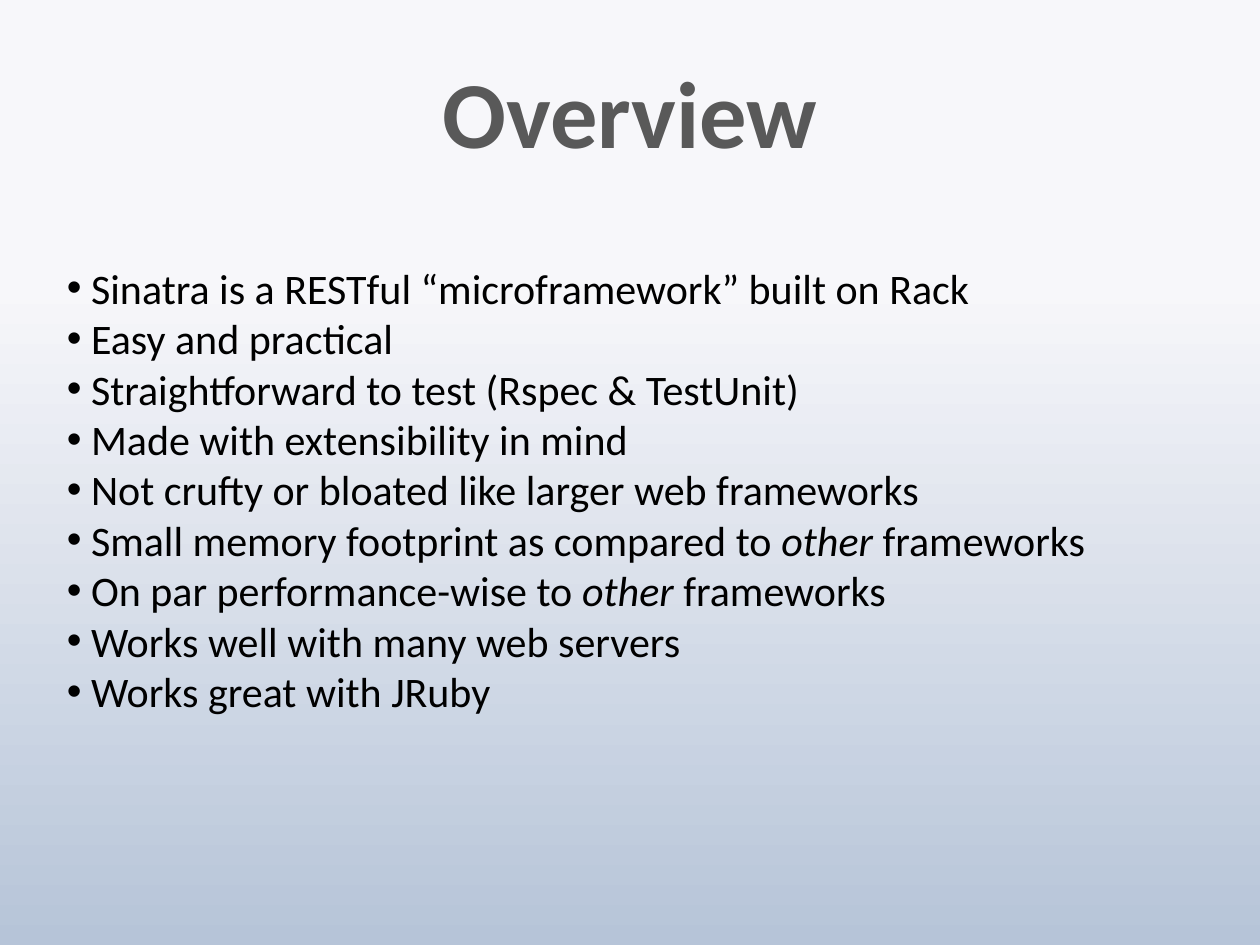
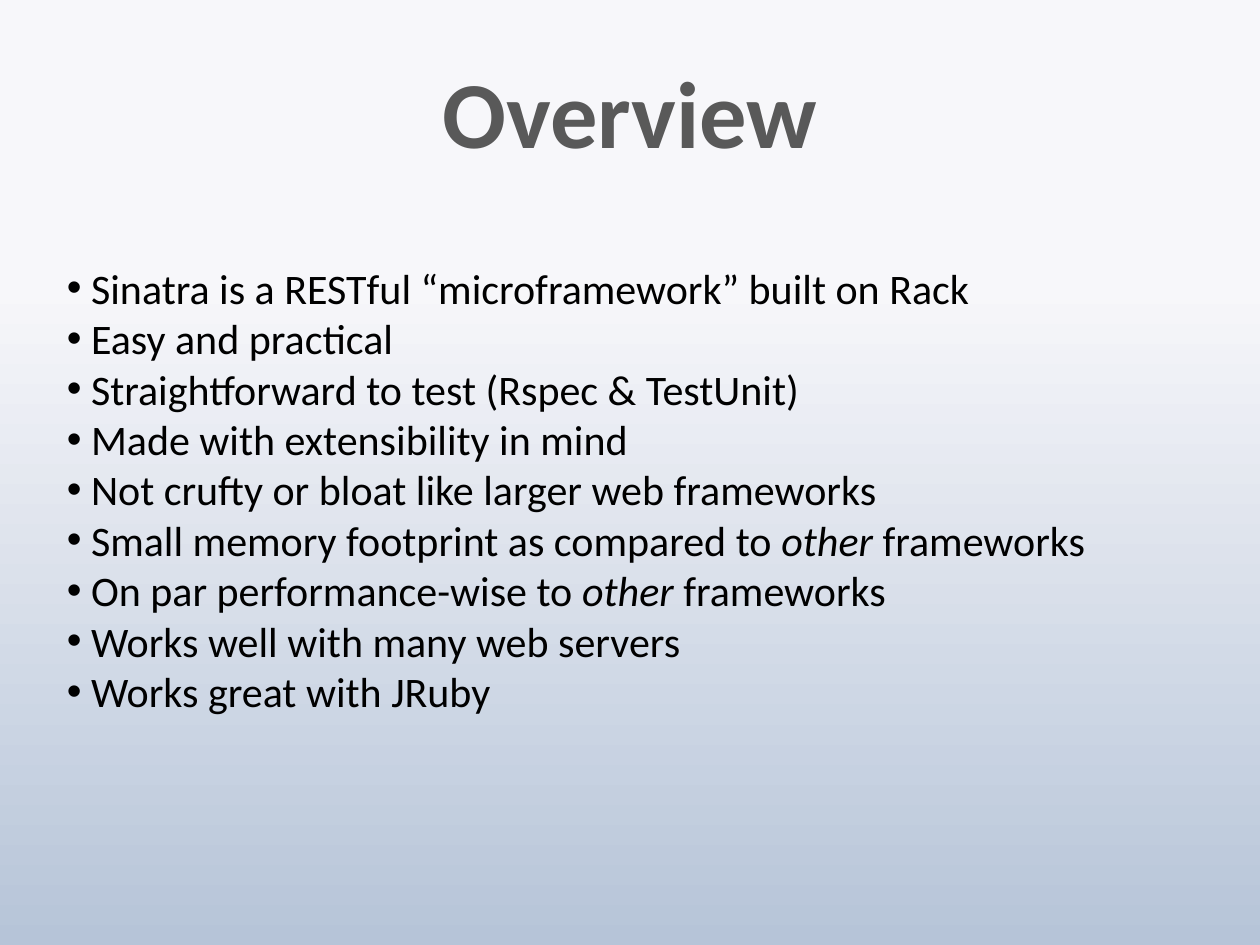
Before and after one commit to techwhizbang/sinatra_slideshow, a slide deck: slide 3 of sinatra.pptx. Drawn at 1260x945 pixels with LibreOffice and Linux fonts; fonts in the diff are those of the drawing. Boxes give left, top, right and bottom in pixels: in the first picture for what was removed or moved away, otherwise in the second. Text is boxed around its words. In the diff, an @@ line names an element or a change of style, - is before the commit and + after.

```diff
--- a/sinatra.pptx
+++ b/sinatra.pptx
@@ text at <box>91,475,877,513</box>: text changed @@
-• Not crufty or bloated like larger web frameworks
+• Not crufty or bloat like larger web frameworks
```
Also in this commit, not shown: 4 other slides changed, 6 slides added, 2 slides removed.
